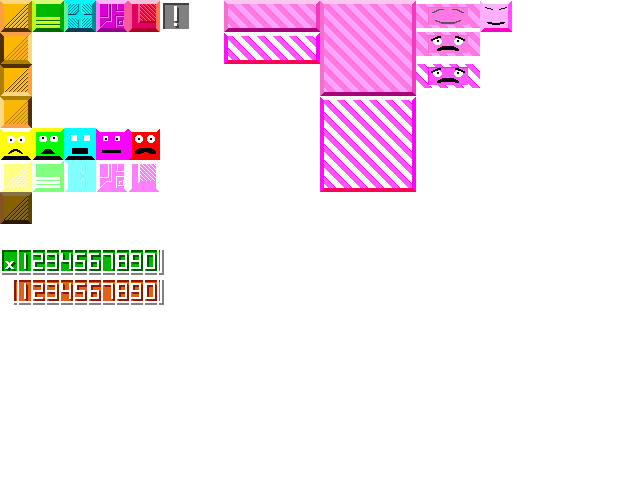
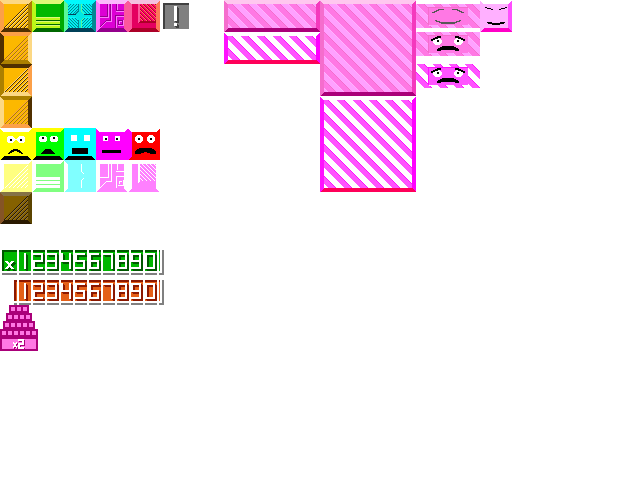
Layered file, before and after one edit (w=640, h=480). Changes by layer:
added layer "Layer" above "combo_panel" over [0, 305, 38, 351]
